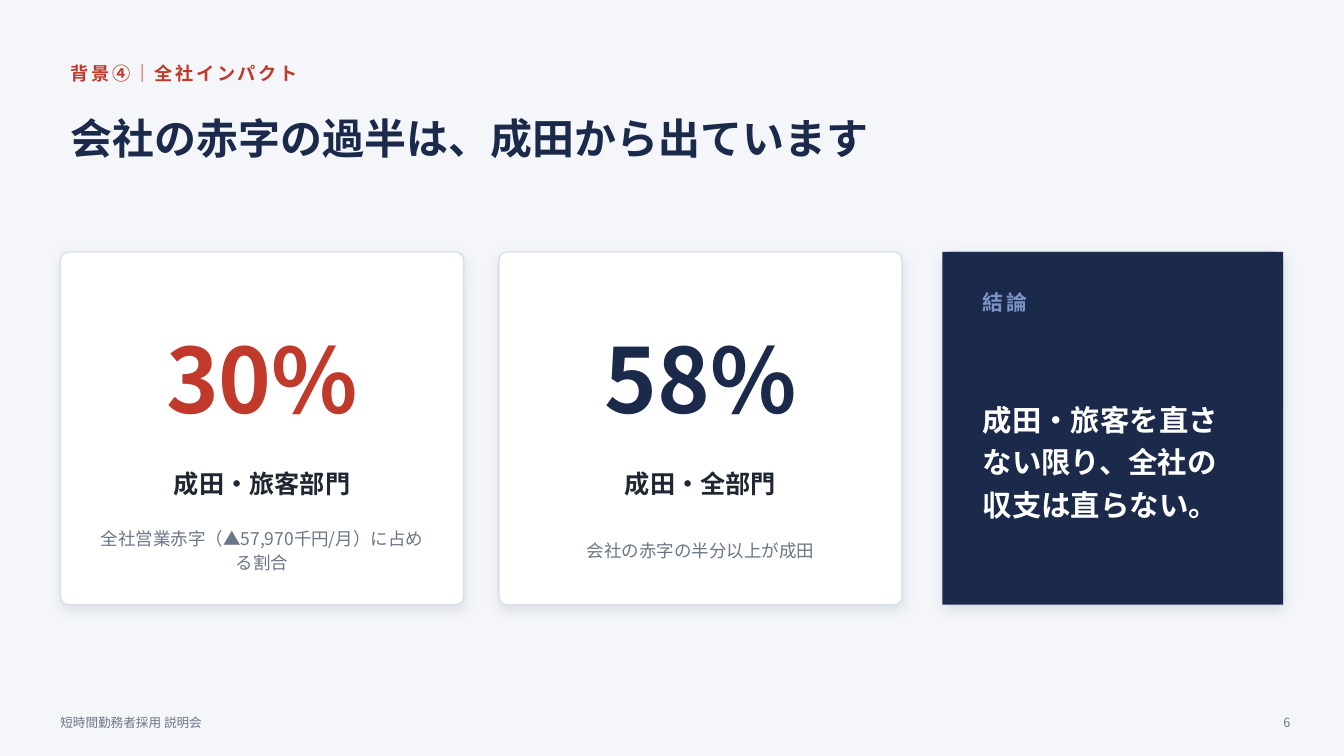
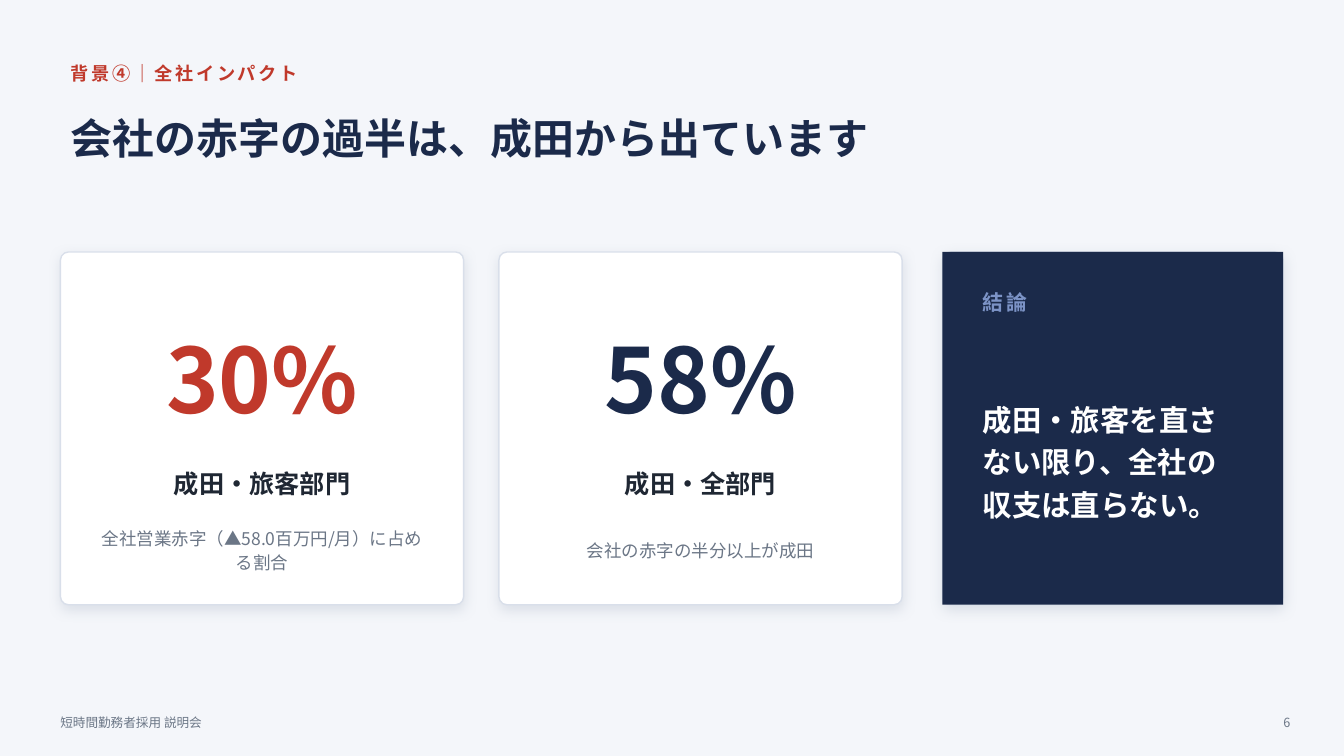
Before and after one commit to asamitango0929-arch/test, a slide deck: slide 8 of 成田_短時間勤務者採用_説明会.pptx. Drawn at 1344x756 pixels with LibreOffice and Linux fonts; fonts in the diff are those of the drawing. Boxes give left, top, right and bottom in pixels: in the first picture for what was removed or moved away, otherwise in the second. Text is boxed around its words. In the diff, an @@ line names an element or a change of style, - is before the commit and + after.

```diff
--- a/成田_短時間勤務者採用_説明会.pptx
+++ b/成田_短時間勤務者採用_説明会.pptx
@@ text at (102, 530, 422, 571): text changed @@
-全社営業赤字（▲57,970千円/月）に占める割合
+全社営業赤字（▲58.0百万円/月）に占める割合
```
Also in this commit, not shown: 3 other slides changed, 1 other file.
